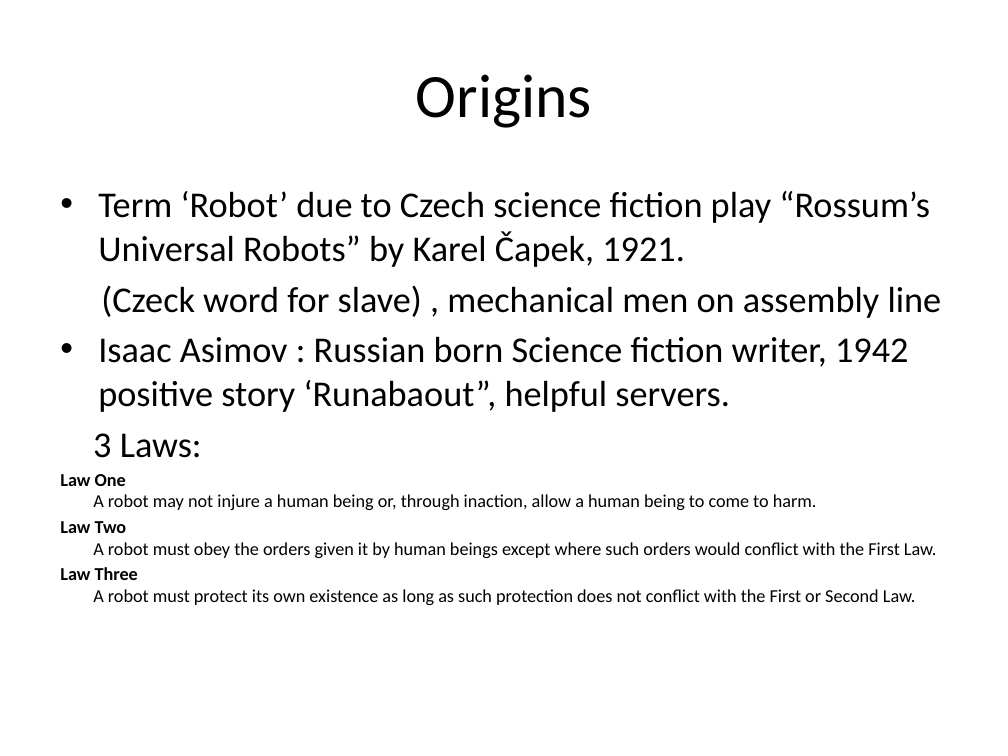
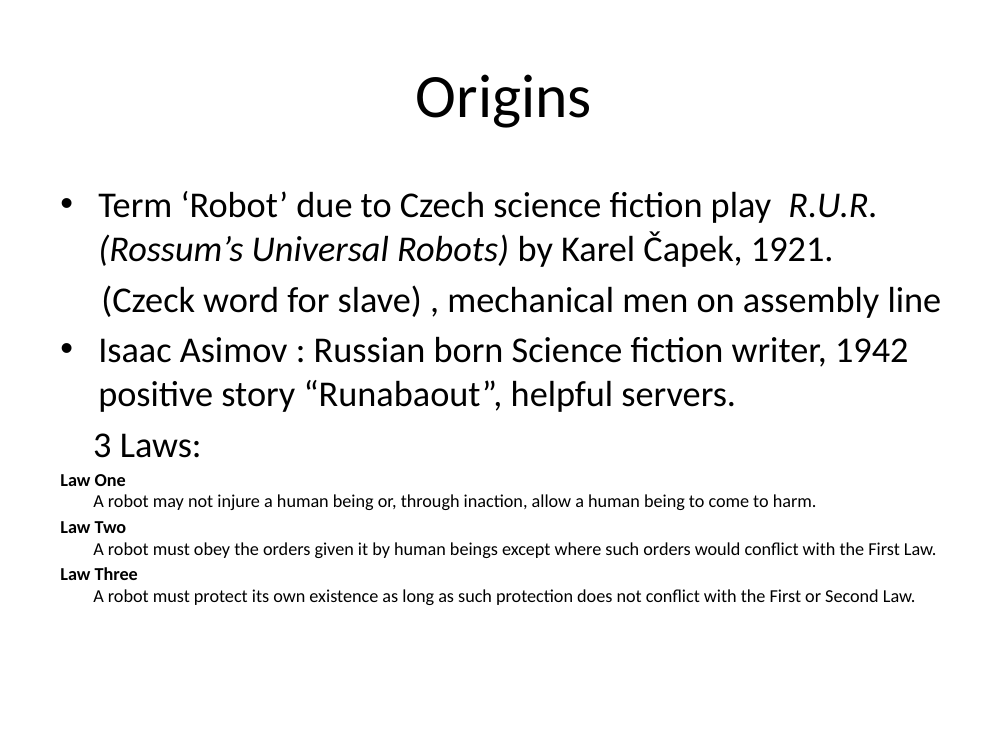
Before and after one commit to amitrokh/CMSC498F, a slide deck: slide 4 of lectures/week_1/Intro.pptx. Drawn at 1008x756 pixels with LibreOffice and Linux fonts; fonts in the diff are those of the drawing. Boxes give left, top, right and bottom in pixels: in the first picture for what was removed or moved away, otherwise in the second. Text is boxed around its words. In the diff, an @@ line names an element or a change of style, - is before the commit and + after.

```diff
--- a/lectures/week_1/Intro.pptx
+++ b/lectures/week_1/Intro.pptx
@@ text at [98,191,877,267]: text changed @@
-• Term ‘Robot’ due to Czech science fiction play “Rossum’s Universal Robots” by Karel Čapek, 1921.
+• Term ‘Robot’ due to Czech science fiction play R.U.R. (Rossum’s Universal Robots) by Karel Čapek, 1921.
@@ text at [98,336,908,412]: text changed @@
-• Isaac Asimov : Russian born Science fiction writer, 1942 positive story ‘Runabaout”, helpful servers.
+• Isaac Asimov : Russian born Science fiction writer, 1942 positive story “Runabaout”, helpful servers.
```
Also in this commit, not shown: 12 other slides changed.
